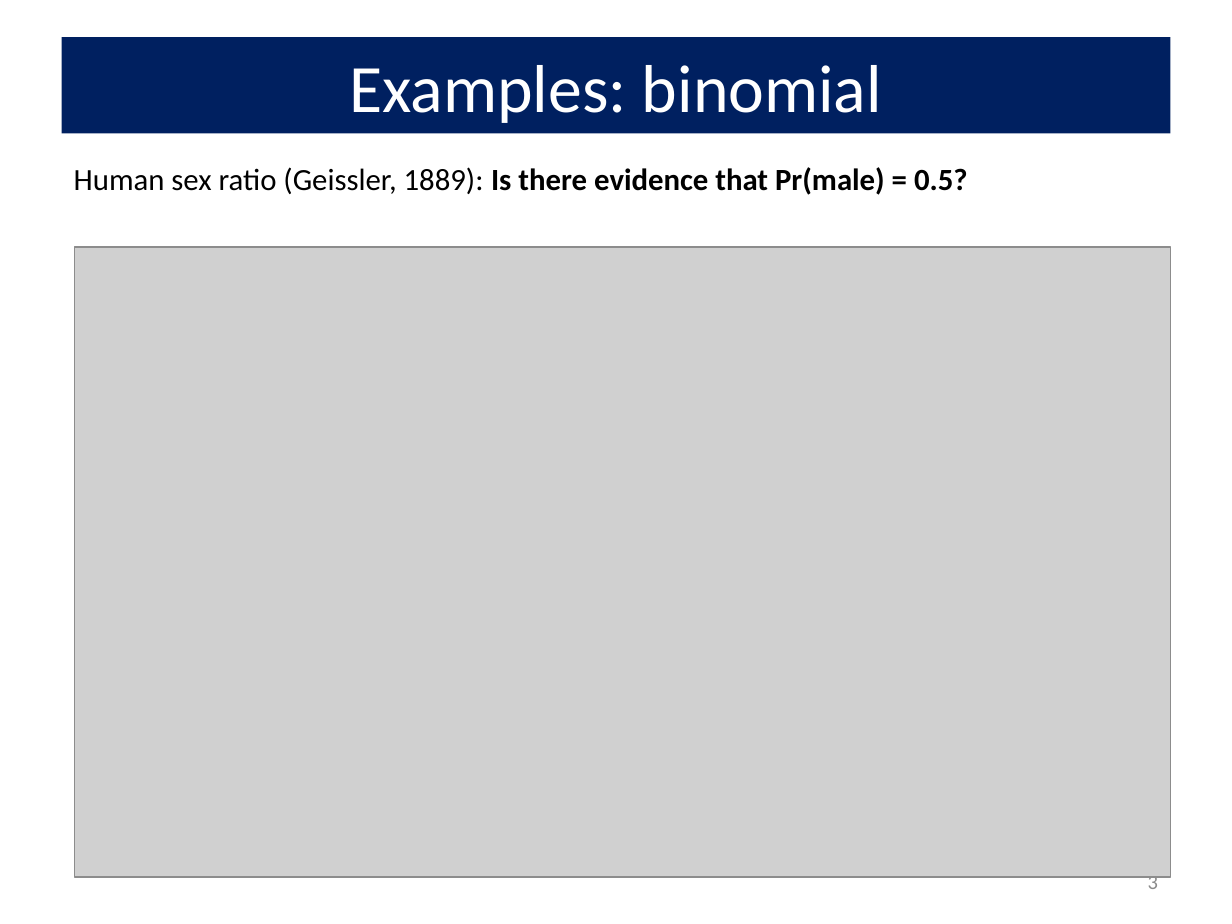
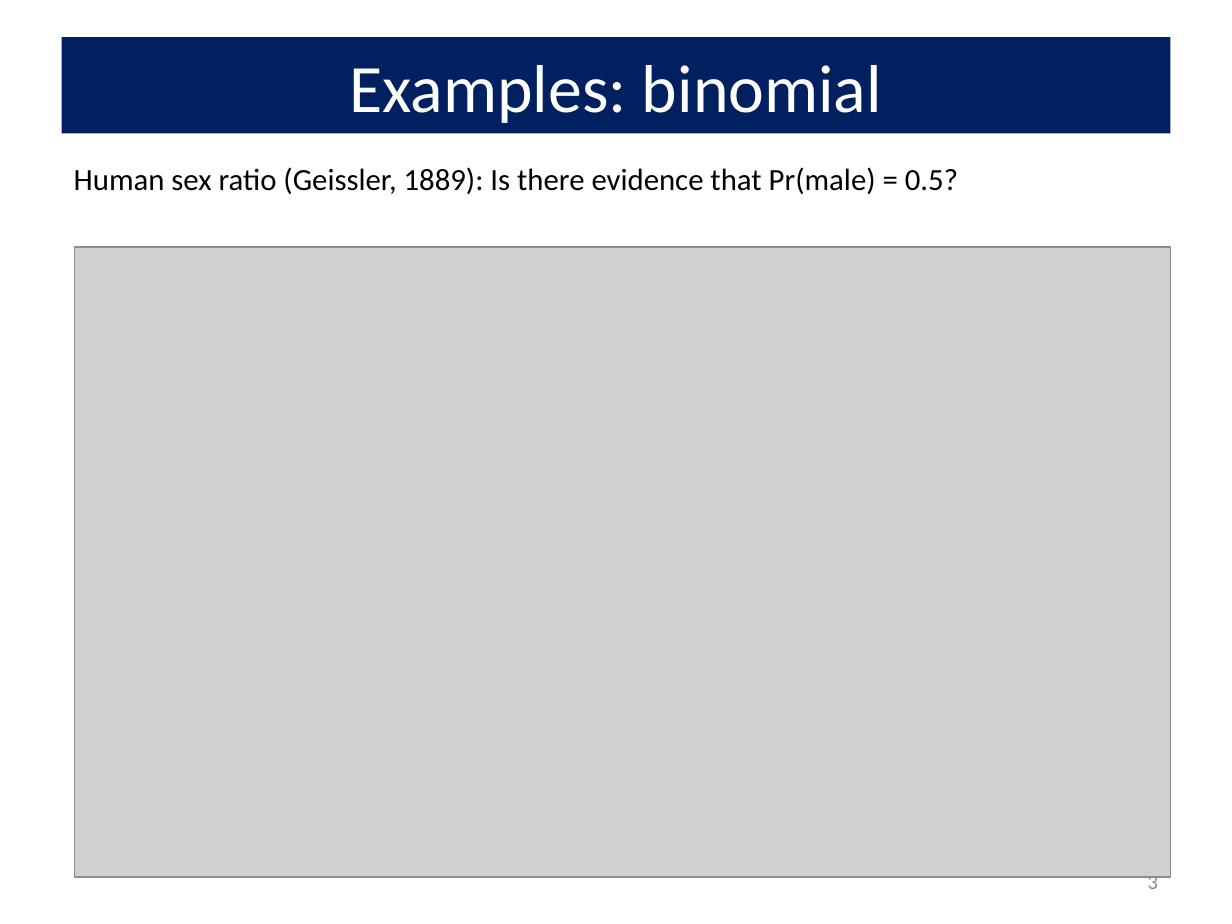
Before and after one commit to friendly/psy6136, a slide deck: slide 3 of docs/lectures/02-Discrete.pptx. Drawn at 1232x924 pixels with LibreOffice and Linux fonts; fonts in the diff are those of the drawing; grey boxes stand for pictures. Boxes give left, top, right and bottom in pixels: in the first picture for what was removed or moved away, otherwise in the second. Text is boxed around its words. In the diff, an @@ line names an element or a change of style, - is before the commit and + after.

```diff
--- a/docs/lectures/02-Discrete.pptx
+++ b/docs/lectures/02-Discrete.pptx
@@ text "Human sex ratio (Geissler, 1889): ..." at (74,167,958,194): bold off in "Is there evidence that Pr(male) = 0.5?" @@
```
Also in this commit, not shown: 5 other slides changed, 1 slide removed, 19 other files.
